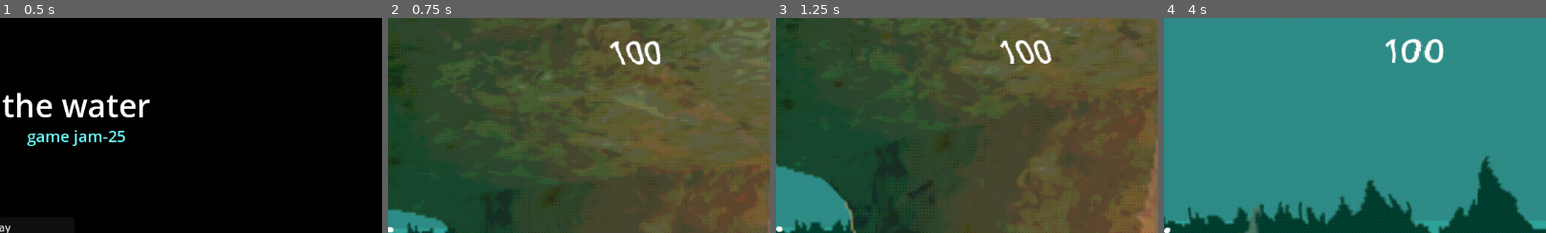
Above: before the commit, frames 1-4 (left to right).
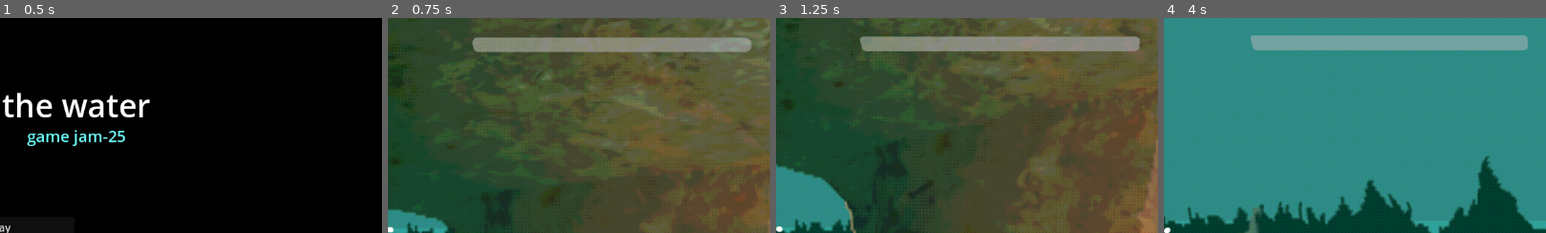
Above: after the commit, the same moments.

Repository: useronym/BubbleGameJam
Game: Godot game, scene res://scenes/mainMenu.tscn
Same seed, same stepped clock (60 frames per second), same inputs: the game is played once before the commit and once after it.
Inputs (mouse positions are % of the whole screen's width and height, from its top left):
- Up to frame 1 (0.5 s): no input
- Up to frame 2 (0.75 s): click "Play" at 0.5 s
- Up to frame 3 (1.25 s): no input
- Up to frame 4 (4 s): tap Enter at 1.25 s; move the mouse to (55, 50) at 1.27 s; hold W (up) from 1.28 s (still down); tap E (interact) every 0.75 s from 1.35 to 3.6 s; move the mouse to (45, 50) at 2.02 s; move the mouse to (52, 48) at 2.77 s; move the mouse to (49, 52) at 3.52 s
The pictures show only the part of the screen within x 50-100%, y 0-50%; the shares and areas given below are measured in that part.

Frame 1 is identical in both runs. In frame 2, 5.5% of the frame differs, in the area x 22-96%, y 8-22%; in frame 3, 5.5%; in frame 4, 5.5%, in the area x 22-96%, y 8-21%.

Commit message:
Add air progress bar and tweak values

Diff:
--- a/scenes/PlayerGUI.tscn
+++ b/scenes/PlayerGUI.tscn
@@ -1,12 +1,9 @@
-[gd_scene load_steps=6 format=3 uid="uid://c6wmqp0buuk5m"]
+[gd_scene load_steps=5 format=3 uid="uid://c6wmqp0buuk5m"]
 
 [ext_resource type="Texture2D" uid="uid://bulteu43r2r6a" path="res://gfx/crosshair.png" id="1_blv8c"]
 [ext_resource type="Script" path="res://scenes/playerGUI.gd" id="1_r6s6h"]
 [ext_resource type="Script" path="res://scenes/pause_node.gd" id="3_81wm1"]
 [ext_resource type="PackedScene" uid="uid://bs035oor8cgug" path="res://scenes/SettingsWindow.tscn" id="4_48uxn"]
-
-[sub_resource type="LabelSettings" id="LabelSettings_dldcw"]
-font_size = 48
 
 [node name="PlayerGUI" type="CanvasLayer"]
 script = ExtResource("1_r6s6h")
@@ -116,13 +113,15 @@
 theme_override_font_sizes/font_size = 18
 text = "hi"
 
-[node name="AirCapacityLabel" type="Label" parent="."]
-offset_left = 911.0
-offset_top = 21.0
-offset_right = 1081.0
-offset_bottom = 90.0
-text = "0"
-label_settings = SubResource("LabelSettings_dldcw")
+[node name="AirProgressBar" type="ProgressBar" parent="."]
+offset_left = 704.0
+offset_top = 32.0
+offset_right = 1119.0
+offset_bottom = 54.0
+step = 1.0
+value = 60.0
+rounded = true
+show_percentage = false
 
 [connection signal="Closing" from="PauseNode/Settings" to="PauseNode" method="_on_close_button"]
 [connection signal="pressed" from="PauseNode/Main/VBoxContainer/Button" to="PauseNode" method="_unpause"]
--- a/scenes/player.gd
+++ b/scenes/player.gd
@@ -27,7 +27,8 @@
 
 const MAX_AIR_CAPACITY := 100
 const MIN_AIR_CAPACITY := 0
-const INCREMENT_AIR_CAPACITY_VALUE = 10
+const DECREMENT_AIR_CAPACITY_VALUE_SECOND = 2.5
+const INCREMENT_AIR_CAPACITY_VALUE = 50
 
 
 var inputEnabled := true # can the player move?
@@ -123,7 +124,7 @@
 
 
 func decrease_air_capacity():
-	var new_air_capacity = self.CURRENT_AIR_CAPACITY - self.INCREMENT_AIR_CAPACITY_VALUE
+	var new_air_capacity = self.CURRENT_AIR_CAPACITY - self.DECREMENT_AIR_CAPACITY_VALUE_SECOND
 	if new_air_capacity < self.MIN_AIR_CAPACITY:
 		# DEATH
 		character_died.emit()
@@ -132,7 +133,7 @@
 
 func update_air_capacity(newValue: int) -> void:
 	self.CURRENT_AIR_CAPACITY = newValue
-	air_capacity_updated.emit(CURRENT_AIR_CAPACITY)
+	air_capacity_updated.emit(newValue)
 
 func _on_air_depletion_timer_timeout():
 	decrease_air_capacity()
--- a/scenes/playerGUI.gd
+++ b/scenes/playerGUI.gd
@@ -1,7 +1,7 @@
 extends CanvasLayer
 
 @onready var label = $TextureRect/Label
-@onready var air_capacity_bar = $AirCapacityLabel
+@onready var air_capacity_bar = $AirProgressBar
 @onready var debuginfo = $DebugInfoLabel
 const DEBUG_TEMPLATE = "PlayerState: {plrstate}\nPlayerSpeed: {speed}\nGlobal Coordinates (X/Y/Z): {globalpos}\nFPS: {fps}"
 
@@ -10,8 +10,8 @@
 func update_text(text : String) -> void:
 	label.text = text
 
-func update_air_capacity_bar(new_text: String) -> void:
-	air_capacity_bar.text = new_text
+func update_air_capacity_bar(air: int) -> void:
+	air_capacity_bar.value = air
 
 func _input(event) -> void:
 	if event.is_action_pressed("debug"):
@@ -32,4 +32,4 @@
 
 
 func _on_player_air_capacity_updated(new_value: int):
-	update_air_capacity_bar(str(new_value))
+	update_air_capacity_bar(new_value)
